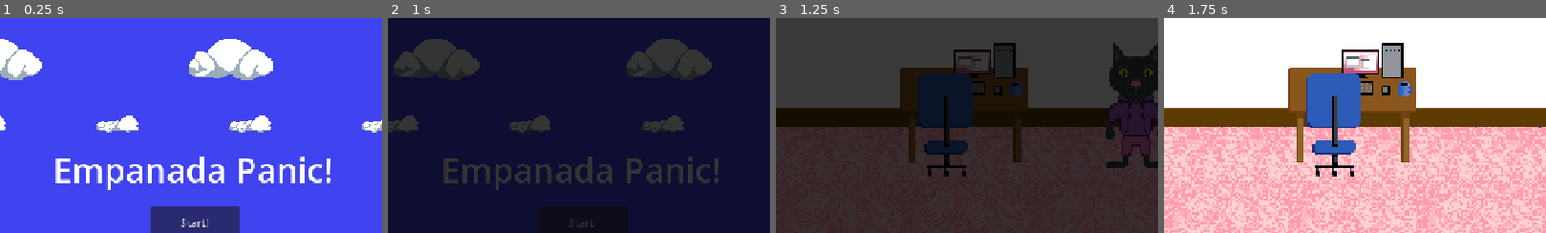
Above: before the commit, frames 1-4 (left to right).
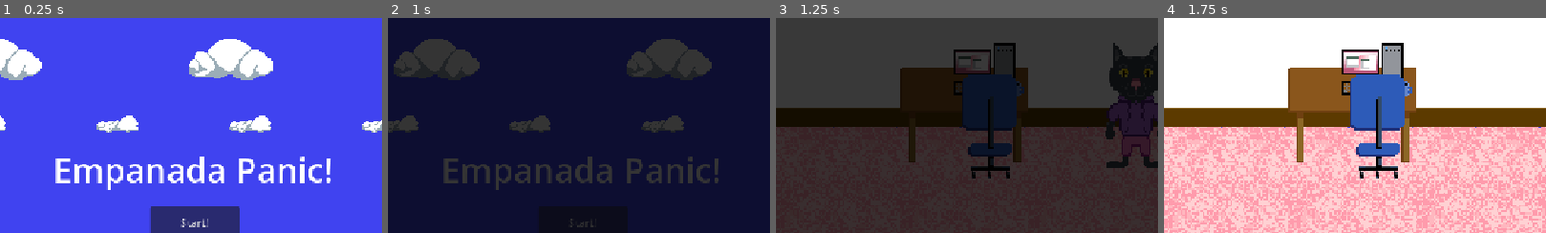
Above: after the commit, the same moments.

Repository: gainax2k1/empanada-panic
Game: Godot game, scene res://Scenes/game.tscn
Same seed, same stepped clock (60 frames per second), same inputs: the game is played once before the commit and once after it.
Inputs (mouse positions are % of the whole screen's width and height, from its top left):
- Up to frame 1 (0.25 s): no input
- Up to frame 2 (1 s): click "Start!" at 0.5 s
- Up to frame 3 (1.25 s): no input
- Up to frame 4 (1.75 s): move the mouse to (72, 45) at 1.27 s; hold Right (ui_right) from 1.28 s (still down)
The pictures show only the part of the screen within x 24-74%, y 2-52%; the shares and areas given below are measured in that part.

Frames 1-2 are identical in both runs. In frame 3, 7.5% of the frame differs, in the area x 37-63%, y 25-75%; in frame 4, 8.2%.

Commit message:
starting battle system

Diff:
--- a/Scenes/battle.tscn
+++ b/Scenes/battle.tscn
@@ -3,9 +3,16 @@
 [ext_resource type="Script" uid="uid://cxtr4o7xdida" path="res://Scripts/battle.gd" id="1_w7k78"]
 [ext_resource type="Texture2D" uid="uid://cochiwby3hbtq" path="res://Graphics/Exterior/cloud_small.png" id="2_1ruyk"]
 [ext_resource type="Texture2D" uid="uid://sojnrwfmw6v3" path="res://Graphics/Exterior/cloud_large.png" id="3_1otgo"]
+[ext_resource type="Texture2D" uid="uid://ds116irwm54p5" path="res://Graphics/Battle/Mushroom.png" id="4_pd5xk"]
+[ext_resource type="Texture2D" uid="uid://hwa5tm61eryd" path="res://Graphics/Battle/Onion.png" id="5_f6xt6"]
+
+[sub_resource type="TileSet" id="TileSet_ga5kc"]
 
 [node name="Battle" type="Node2D" unique_id=1766313817]
 script = ExtResource("1_w7k78")
+
+[node name="TileMapLayer" type="TileMapLayer" parent="." unique_id=1695647074]
+tile_set = SubResource("TileSet_ga5kc")
 
 [node name="Label" type="Label" parent="." unique_id=2100474552]
 offset_left = 386.0
@@ -33,3 +40,14 @@
 [node name="CloudsNear" type="Sprite2D" parent="Label/NearParallax2D" unique_id=1416025763]
 position = Vector2(254, 72)
 texture = ExtResource("3_1otgo")
+
+[node name="Camera2D" type="Camera2D" parent="." unique_id=799821744]
+anchor_mode = 0
+
+[node name="Mushroom" type="Sprite2D" parent="." unique_id=99114000]
+position = Vector2(299, 354)
+texture = ExtResource("4_pd5xk")
+
+[node name="Onion" type="Sprite2D" parent="." unique_id=1824697257]
+position = Vector2(220, 353)
+texture = ExtResource("5_f6xt6")
--- a/Scenes/interior.tscn
+++ b/Scenes/interior.tscn
@@ -247,7 +247,7 @@
 texture = ExtResource("6_weeyf")
 
 [node name="DeskChair" type="Sprite2D" parent="Furniture" unique_id=2102293045]
-position = Vector2(311, 305)
+position = Vector2(333, 306)
 texture = ExtResource("7_i3eo0")
 
 [node name="StaticBody2D" type="StaticBody2D" parent="Furniture/DeskChair" unique_id=988950829]
--- a/Scenes/overworld.tscn
+++ b/Scenes/overworld.tscn
@@ -76,5 +76,5 @@
 sprite_frames = SubResource("SpriteFrames_ga5kc")
 
 [node name="Camera2D" type="Camera2D" parent="AnimatedSprite2D" unique_id=1914069528]
-position = Vector2(1, 18)
+position = Vector2(1, 19)
 zoom = Vector2(1.5, 1.5)
--- a/project_time_tracker.json
+++ b/project_time_tracker.json
@@ -1,7 +1,7 @@
 {
-  "2D": 11858.846,
-  "AFK": 1463.375,
+  "2D": 12394.848,
+  "AFK": 1481.259,
   "Documentation": 211.744,
-  "Game": 3842.033,
-  "Script": 17964.773
+  "Game": 3925.221,
+  "Script": 17975.649
 }
Binary file added: Graphics/Battle/Mushroom.aseprite
Binary file added: Graphics/Battle/Mushroom.png
Not shown, added: Graphics/Battle/Mushroom.png.import
Binary file added: Graphics/Battle/Onion.aseprite
Binary file added: Graphics/Battle/Onion.png
Not shown, added: Graphics/Battle/Onion.png.import
